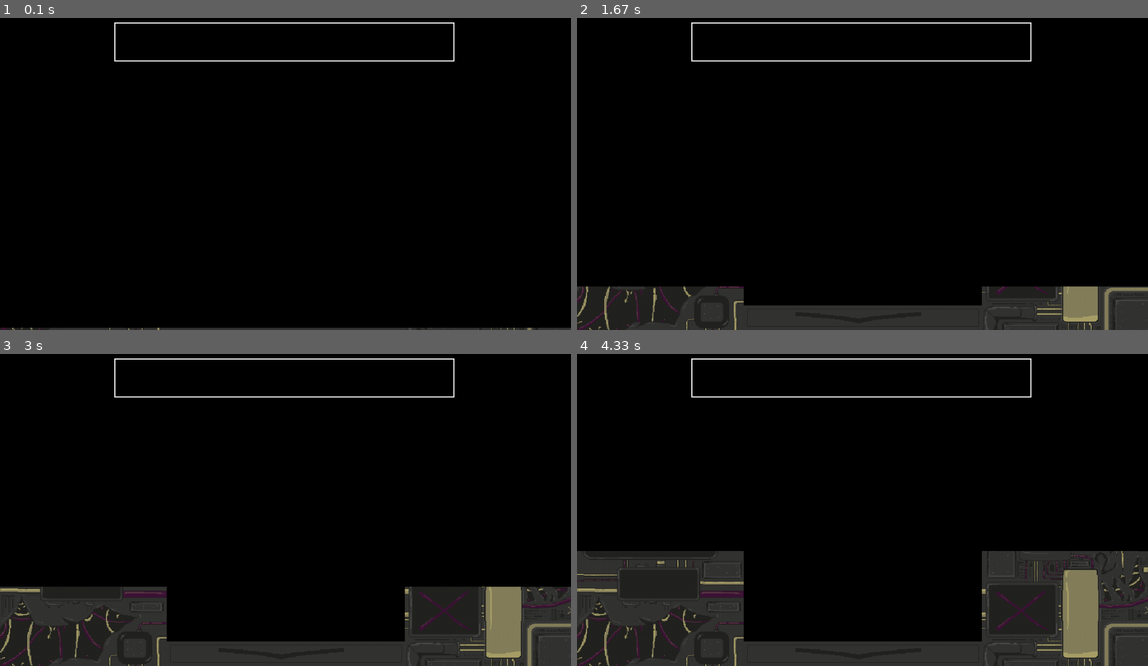
Above: before the commit, frames 1-4 (two rows, left to right).
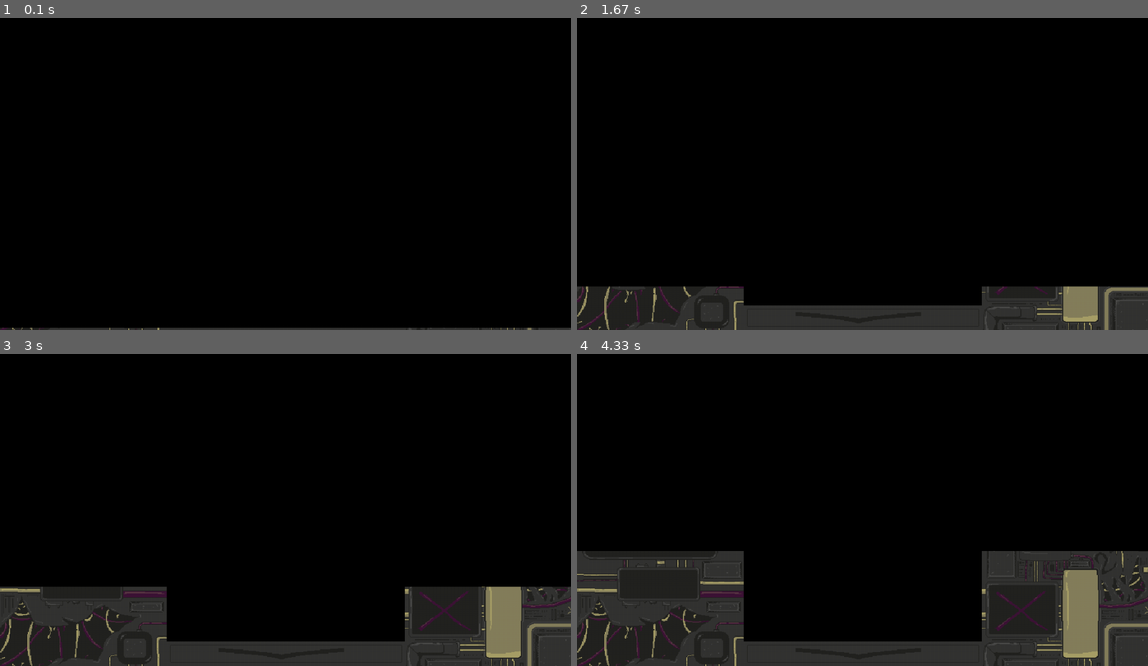
Above: after the commit, the same moments.

Repository: charles-kahlenberg/Bomb-defusal
Game: pygame game, started from pygameIntro.py
The game is run twice, just before and just after one commit, with the same random seed, the same clock (stepped at 60 frames per second) and the same inputs.
Inputs:
- Up to frame 1 (0.1 s): no input
- Up to frame 2 (1.67 s): no input
- Up to frame 3 (3 s): no input
- Up to frame 4 (4.33 s): no input

The runs differ from the first frame. In frame 1, 0.7% of the frame differs, in the area x 20-80%, y 1-15%; in frame 2, 0.7%; in frame 3, 0.7%; in frame 4, 0.7%.

Commit message:
Update pygameIntro.py

Diff:
--- a/pygameIntro.py
+++ b/pygameIntro.py
@@ -75,17 +75,15 @@
         screen.blit(rect_surf, (0, 0))
         pygame.draw.rect(screen, rect_color, rect_pos)
 
-        if count < 250:
+        if rect_pos.bottom > 0:
             rect_pos.move_ip(0, -2)
-            count += 1
             started = True
+        else:
+            doorup = True
 
         if started and notplayed:
             notplayed = False
             pygame.mixer.music.play()
-
-        if count == 249:
-            doorup = True
 
         if doorup:
             if counter < speed * len(message):
@@ -99,19 +97,19 @@
                     elif now - final_message_done_time >= 3000:
                         running = False
 
-        text_box = pygame.Surface((610, 70), pygame.SRCALPHA)
-        text_box.fill((0, 0, 0, 180))
-        screen.blit(text_box, (205, 25))
+            text_box = pygame.Surface((610, 70), pygame.SRCALPHA)
+            text_box.fill((0, 0, 0, 180))
+            screen.blit(text_box, (205, 25))
 
-        border_rect = pygame.Rect(205, 25, 610, 70)
-        pygame.draw.rect(screen, (255, 255, 255), border_rect, 2)
+            border_rect = pygame.Rect(205, 25, 610, 70)
+            pygame.draw.rect(screen, (255, 255, 255), border_rect, 2)
 
-        snip = font.render(message[0:counter // speed], True, "white")
-        screen.blit(snip, (223, 41))
+            snip = font.render(message[0:counter // speed], True, "white")
+            screen.blit(snip, (223, 41))
 
-        if done and activem < len(messages) - 1:
-            prompt = font.render("Press Enter", True, (180, 180, 180))
-            screen.blit(prompt, (223, 70))
+            if done and activem < len(messages) - 1:
+                prompt = font.render("Press Enter", True, (180, 180, 180))
+                screen.blit(prompt, (223, 70))
 
         pygame.display.flip()
         clock.tick(24)
